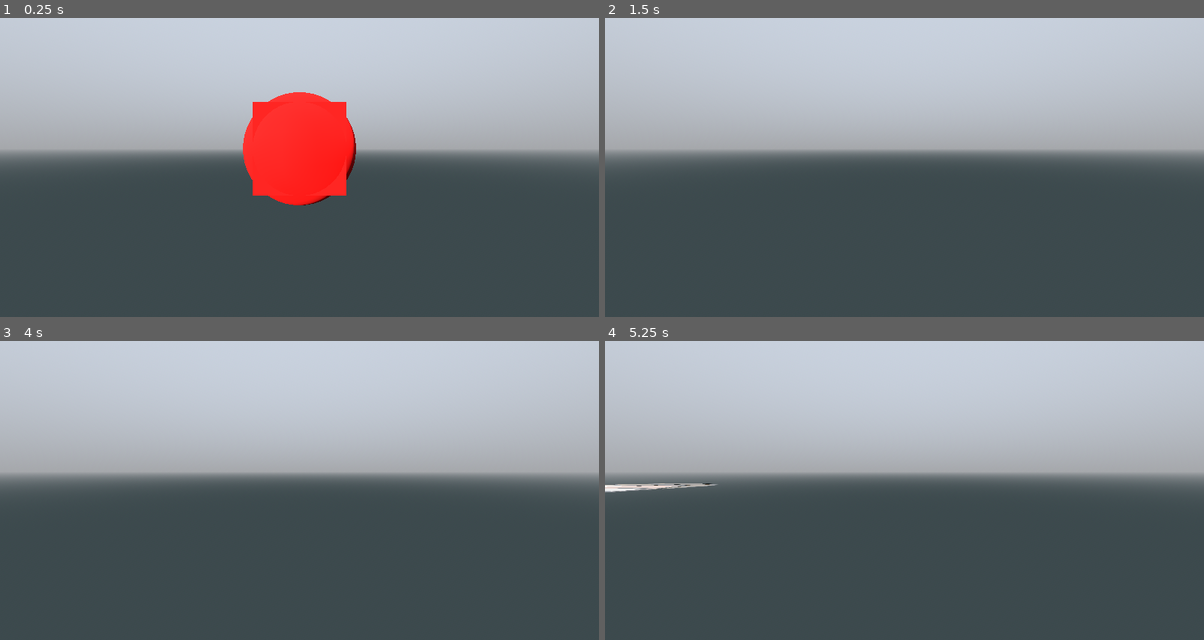
Above: before the commit, frames 1-4 (two rows, left to right).
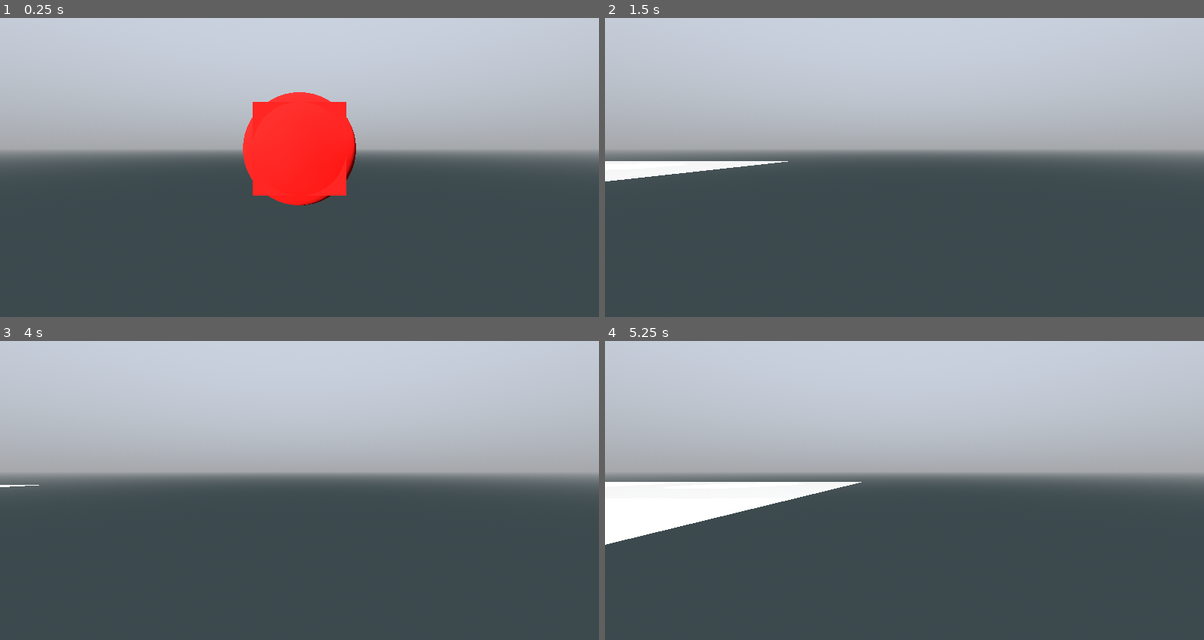
Above: after the commit, the same moments.

Repository: pixerhp/Hatchetflair
Game: Godot game, scene res://topscenes/gameplay_topscene.tscn
The game is run twice, just before and just after one commit, with the same random seed, the same clock (stepped at 60 frames per second) and the same inputs.
Inputs (mouse positions are in pixels of both pictures, inside the frame that each line leads up to):
- Up to frame 1 (0.25 s): no input
- Up to frame 2 (1.5 s): tap Enter at 0.5 s; move the mouse to (1036, 131) at 0.52 s; hold D (move_right) 0.53-1.28 s; hold Shift (speed_faster) 0.53-1.28 s; click (1036, 131) at 0.67 s; tap Space (move_jump_up) at 1.25 s; move the mouse to (784, 164) at 1.27 s; hold S (move_backwards) from 1.28 s (still down); tap Ctrl (speed_slower) at 1.35 s
- Up to frame 3 (4 s): move the mouse to (359, 397) at 2.02 s; release S (move_backwards) at 2.03 s; hold D (move_right) 2.03-2.78 s; hold Shift (speed_faster) 2.03-2.78 s; move the mouse to (269, 538) at 2.77 s; hold W (move_forwards) 2.78-3.53 s; tap Ctrl (speed_slower) at 2.85 s; click (269, 538) at 2.92 s; tap Enter at 3.5 s; move the mouse to (479, 523) at 3.52 s; hold A (move_left) from 3.53 s (still down); hold Shift (speed_faster) from 3.53 s (still down)
- Up to frame 4 (5.25 s): move the mouse to (724, 421) at 4.27 s; release Shift (speed_faster) at 4.28 s; tap Ctrl (speed_slower) at 4.35 s; move the mouse to (934, 472) at 5.02 s; release A (move_left) at 5.03 s; hold S (move_backwards) from 5.03 s (still down); hold Shift (speed_faster) from 5.03 s (still down); click (934, 472) at 5.17 s

The runs differ from the first frame. In frame 1, less than 0.1% of the frame differs, in the area x 50-60%, y 34-63%; in frame 2, 1.1%; in frame 3, less than 0.1%; in frame 4, 4.5%, in the area x 0-43%, y 47-69%.

Commit message:
Update/fix substance shader code

Diff:
--- a/assets/substance_rendering/subst_shader.gdshader
+++ b/assets/substance_rendering/subst_shader.gdshader
@@ -1,33 +1,22 @@
 shader_type spatial;
 
 uniform sampler2DArray albedos_textures;
+uniform sampler2DArray normals_textures;
+uniform sampler2DArray specials_textures;
 varying flat float albedos_index;
-uniform sampler2DArray normals_textures;
 varying flat float normals_index;
-uniform sampler2DArray specials_textures;
 varying flat float specials_index;
 
-void vertex() {
-	switch(int(CUSTOM0.x * 256.0)) {
-		case 0:
-			albedos_index = (CUSTOM0.y*16777216.0) + (CUSTOM0.z*65536.0) + (CUSTOM0.w*256.0);
-			break;
-		case 1:
-			normals_index = (CUSTOM0.y*16777216.0) + (CUSTOM0.z*65536.0) + (CUSTOM0.w*256.0);
-			break;
-		case 2:
-			specials_index = (CUSTOM0.y*16777216.0) + (CUSTOM0.z*65536.0) + (CUSTOM0.w*256.0);
-			break;
-		default:
-			break;
-	}
-
-	// Called for every vertex the material is visible on.
+void vertex() { // Called for every vertex the material is visible on.
+	// bytes input format:
+	// alb3 alb2 alb1 spe2
+	// nor3 nor2 nor1 spe1
+	albedos_index = (CUSTOM0.x*16777216.0) + (CUSTOM0.y*65536.0) + (CUSTOM0.z*256.0);
+	normals_index = (CUSTOM1.x*16777216.0) + (CUSTOM1.y*65536.0) + (CUSTOM1.z*256.0);
+	specials_index = (CUSTOM0.w*65536.0) + (CUSTOM1.w*256.0);
 }
 
-void fragment() {
-	// Called for every pixel the material is visible on.
-
+void fragment() { // Called for every pixel the material is visible on.
 	vec4 color = texture(albedos_textures, vec3(UV.xy, albedos_index));
 	ALPHA = color.a;
 	ALBEDO = color.rgb;
--- a/scripts/sun.gd
+++ b/scripts/sun.gd
@@ -2,4 +2,4 @@
 
 
 func _process(delta):
-	self.rotation.y += 0.1 * delta
+	self.rotation.y += 0.25 * delta
--- a/scripts/tchunks_manager.gd
+++ b/scripts/tchunks_manager.gd
@@ -275,13 +275,22 @@
 		Vector2(1,0), Vector2(1,1), Vector2(0,0),
 	])
 	mesh_surface[Mesh.ARRAY_CUSTOM0] = PackedByteArray([
+		0b00000000, 0b00000000, 0b00000000, 0b00000000,
+		0b00000000, 0b00000000, 0b00000000, 0b00000000,
+		0b00000000, 0b00000000, 0b00000000, 0b00000000,
+
+		0b00000000, 0b00000000, 0b00000000, 0b00000000,
+		0b00000000, 0b00000000, 0b00000000, 0b00000000,
+		0b00000000, 0b00000000, 0b00000000, 0b00000000,
+	])
+	mesh_surface[Mesh.ARRAY_CUSTOM1] = PackedByteArray([
+		0b00000000, 0b00000000, 0b00000001, 0b00000000,
+		0b00000000, 0b00000000, 0b00000001, 0b00000000,
+		0b00000000, 0b00000000, 0b00000001, 0b00000000,
+
 		0b00000000, 0b00000000, 0b00000000, 0b00000001,
-		0b00000001, 0b00000000, 0b00000000, 0b00000000,
-		0b00000010, 0b00000000, 0b00000000, 0b00000000,
-
 		0b00000000, 0b00000000, 0b00000000, 0b00000001,
-		0b00000001, 0b00000000, 0b00000000, 0b00000000,
-		0b00000010, 0b00000000, 0b00000000, 0b00000000,
+		0b00000000, 0b00000000, 0b00000000, 0b00000001,
 	])
 
 	var test_mat: ShaderMaterial = load("res://assets/substance_rendering/subst_mat.tres")
